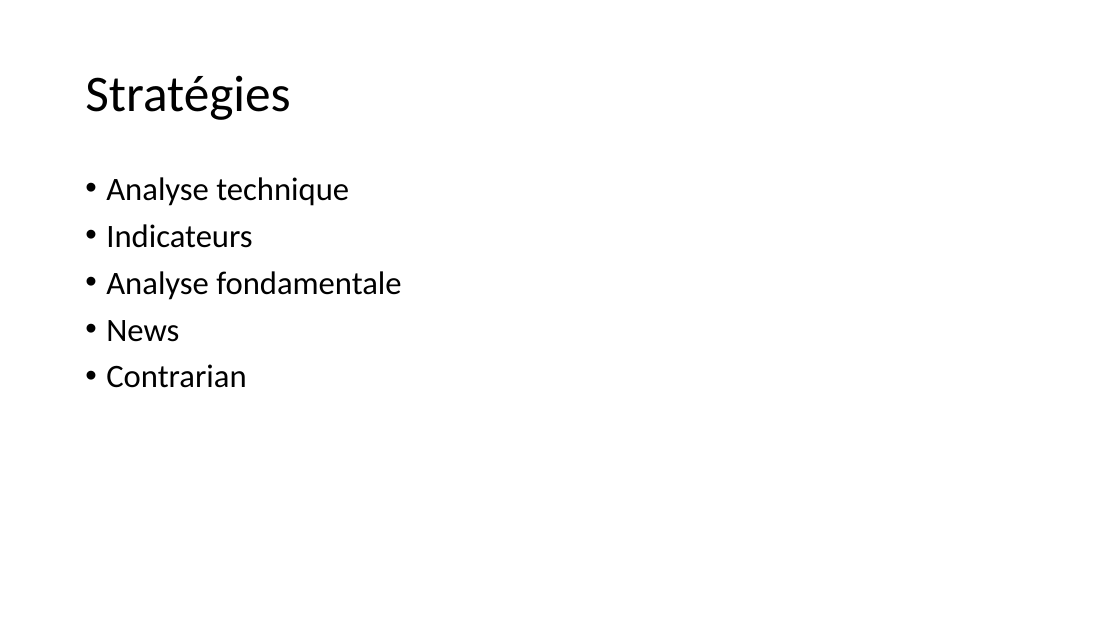
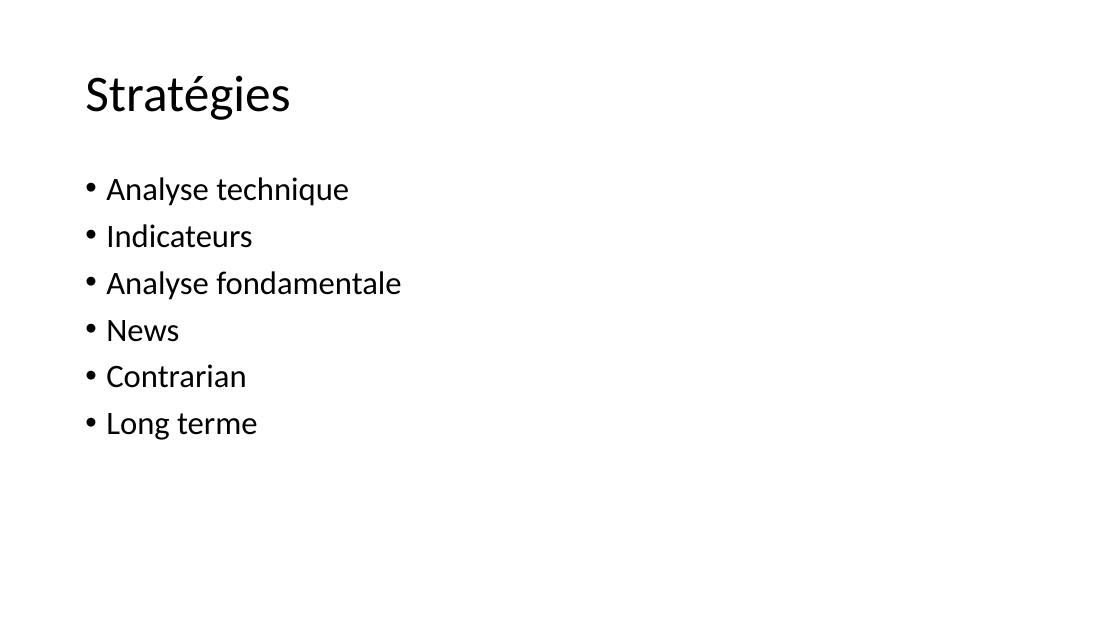
Before and after one commit to dadelcarbo/UltimateChartistRoot, a slide deck: slide 22 of Formation/Formation Bourse.pptx. Drawn at 1120x630 pixels with LibreOffice and Linux fonts; fonts in the diff are those of the drawing. Boxes give left, top, right and bottom in pixels: in the first picture for what was removed or moved away, otherwise in the second. Text is boxed around its words. In the diff, an @@ line names an element or a change of style, - is before the commit and + after.

```diff
--- a/Formation/Formation Bourse.pptx
+++ b/Formation/Formation Bourse.pptx
@@ text at box(106, 413, 257, 440): paragraph added @@
+• Long terme
```
Also in this commit, not shown: 1 slide added, 5 other files.
